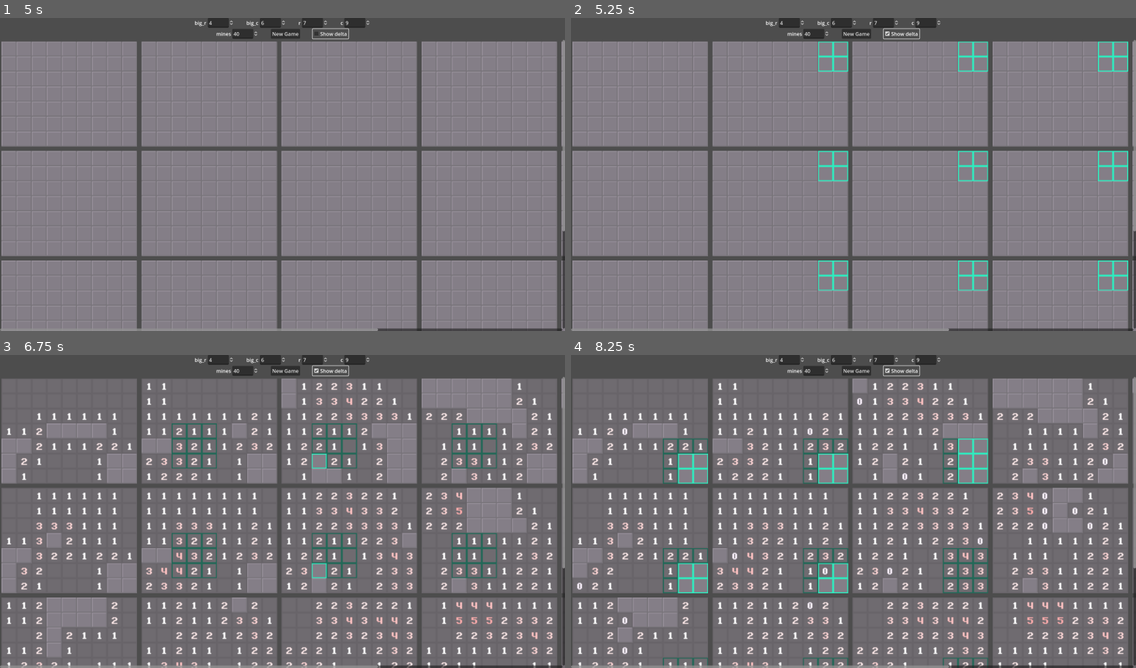
Above: before the commit, frames 1-4 (two rows, left to right).
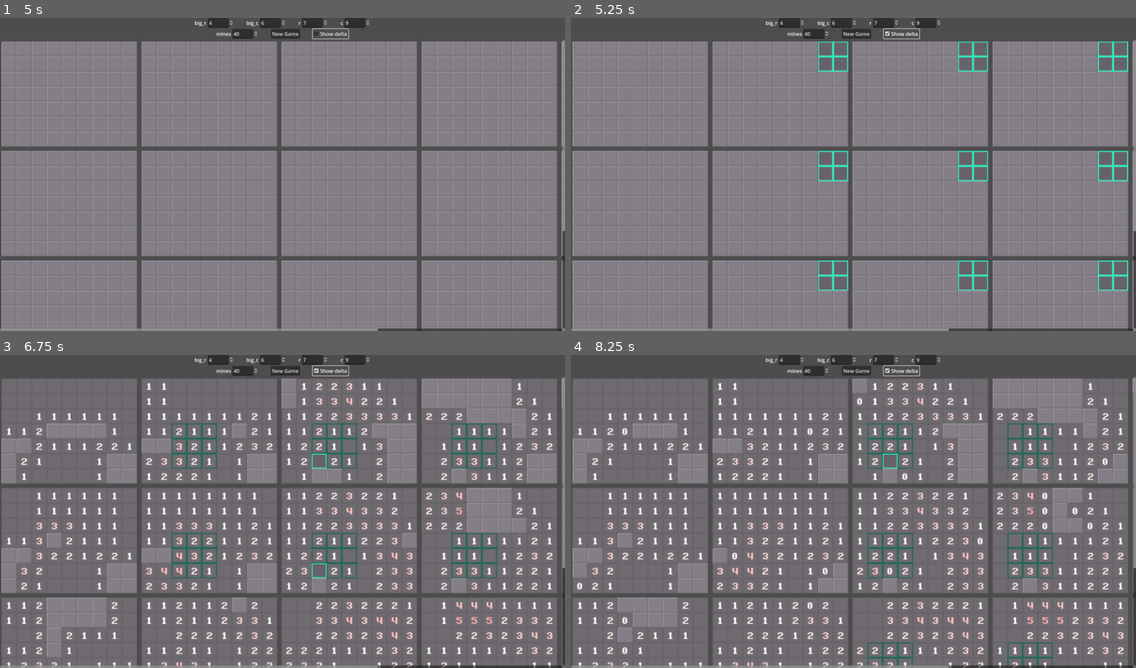
Above: after the commit, the same moments.

Repository: Salanmander/4D-minesweeper
Game: Godot game, scene res://Display/minesweeper.tscn
Two runs of this game, one before a commit and one after it. Both use one fixed random seed, a clock stepped at 60 frames per second and the inputs below.
Inputs (mouse positions are in pixels of both pictures, inside the frame that each line leads up to):
- Up to frame 1 (5 s): click "New Game" at 0.5 s; click "New Game" at 1.25 s; click "Show delta" at 2 s; click "Show delta" at 2.75 s; click "New Game" at 3.5 s; click "Show delta" at 4.25 s
- Up to frame 2 (5.25 s): tap Enter at 5 s; move the mouse to (977, 158) at 5.02 s; hold C (check_adjacent, bound only after the commit) from 5.03 s (still down); click (977, 158) at 5.17 s
- Up to frame 3 (6.75 s): tap Space at 5.75 s; move the mouse to (169, 527) at 5.77 s; release C (check_adjacent, bound only after the commit) at 5.78 s; tap C (check_adjacent, bound only after the commit) at 5.85 s; click (169, 527) at 5.92 s; tap Enter at 6.5 s; move the mouse to (339, 442) at 6.52 s; hold C (check_adjacent, bound only after the commit) from 6.53 s (still down); click (339, 442) at 6.67 s
- Up to frame 4 (8.25 s): tap Space at 7.25 s; move the mouse to (825, 574) at 7.27 s; release C (check_adjacent, bound only after the commit) at 7.28 s; tap C (check_adjacent, bound only after the commit) at 7.35 s; click (825, 574) at 7.42 s; tap Enter at 8 s; move the mouse to (1023, 558) at 8.02 s; hold C (check_adjacent, bound only after the commit) from 8.03 s (still down); click (1023, 558) at 8.17 s

Frame 1 is identical in both runs. In frame 2, 3.1% of the frame differs, in the area x 44-99%, y 7-87%; in frame 3, 0.2%; in frame 4, 4.1%, in the area x 16-86%, y 21-100%.

Commit message:
Highlighting nearby cells
Tested for holding "c", not yet tested with mouse.

Diff:
--- a/Display/layer_container.gd
+++ b/Display/layer_container.gd
@@ -63,12 +63,19 @@
 # Input order is different because big_r and big_c are passed from a bindv
 func entered(r: int, c: int, big_r: int, big_c: int):
 	$HighlightDisplay.clear_all()
+	$LayerDisplay.adjacent_unindicate_all()
 	if abs(self.big_r - big_r) <= 1 and abs(self.big_c - big_c) <= 1:
 		for ch_r in [r-1, r, r+1]:
 			for ch_c in [c-1, c, c+1]:
 				if $LayerDisplay.in_map_bounds(ch_r, ch_c):
 					var hidden: bool = $LayerDisplay.is_hidden(ch_r, ch_c)
 					$HighlightDisplay.highlight(ch_r, ch_c, hidden)
+
+					# TODO: test mouse modifications
+					var left_held: bool = Input.is_mouse_button_pressed(MOUSE_BUTTON_LEFT)
+					var right_held: bool = Input.is_mouse_button_pressed(MOUSE_BUTTON_RIGHT)
+					if Input.is_action_pressed("check_adjacent") or (left_held and right_held):
+						$LayerDisplay.adjacent_indicate(ch_r, ch_c)
 		#$HighlightDisplay.entered_nearby_layer(r, c)
 
 
--- a/Display/layer_display.gd
+++ b/Display/layer_display.gd
@@ -16,6 +16,7 @@
 
 var BLANK: Vector2i = Vector2i(4, EXTRAS_ROW)
 var HIDDEN: Vector2i = Vector2i(5, EXTRAS_ROW)
+var ADJACENT: Vector2i = Vector2i(6, EXTRAS_ROW)
 var FLAGGED: Vector2i = Vector2i(0, EXTRAS_ROW)
 var QUESTIONED: Vector2i = Vector2i(1, EXTRAS_ROW)
 var MINE_TILE: Vector2i = Vector2i(3, EXTRAS_ROW)
@@ -65,12 +66,35 @@
 func blank_revealed(r: int, c: int):
 	set_cell(Vector2i(c, r), ATLAS_ID, BLANK)
 
+func adjacent_unindicate_all():
+	for r in range(rows):
+		for c in range(cols):
+
+			# Retrieved in order x, y
+			var atlas_coords = get_cell_atlas_coords(Vector2i(c, r))
+			if atlas_coords == ADJACENT:
+				set_cell(Vector2i(c, r), 0, HIDDEN)
+
+func adjacent_indicate(r: int, c: int):
+		var atlas_coords = get_cell_atlas_coords(Vector2i(c, r))
+		if atlas_coords == HIDDEN:
+			set_cell(Vector2i(c, r), 0, ADJACENT)
+
+
+
 
 
 
 
 
 func _input(event: InputEvent):
+
+	if event is InputEventKey:
+		var mouse_pos: Vector2 = get_local_mouse_position()
+		if(in_local_bounds(mouse_pos)):
+			update_mouse_position(mouse_pos)
+
+		return
 
 
 	if not (event is InputEventMouseButton or event is InputEventMouseMotion):
@@ -85,15 +109,15 @@
 		return
 
 	if event is InputEventMouseMotion:
-		mouse_move(event)
+		update_mouse_position(event.position)
 	elif event.button_index == MOUSE_BUTTON_RIGHT:
 		right_button_click(event)
 	elif event.button_index == MOUSE_BUTTON_LEFT:
 		left_button_click(event)
 
 
-func mouse_move(event):
-	var map_loc: Vector2i = local_to_map(event.position)
+func update_mouse_position(position: Vector2):
+	var map_loc: Vector2i = local_to_map(position)
 	# Emit in form r, c
 	square_entered.emit(map_loc.y, map_loc.x)
 
@@ -101,55 +125,33 @@
 
 func left_button_click(event: InputEvent):
 	if event.pressed:
-		left_held = true
-		if(right_held):
-			start_double_hold()
+		return
 
-	else:
+	var map_loc: Vector2i = local_to_map(event.position)
 
-		left_held = false
-		if(right_held):
-			end_double_hold()
-
-		var map_loc: Vector2i = local_to_map(event.position)
-
-		# Emit in form r, c
-		clicked.emit(map_loc.y, map_loc.x)
+	# Emit in form r, c
+	clicked.emit(map_loc.y, map_loc.x)
 
 
 func right_button_click(event:InputEvent):
 	# Only responding to mouse-release events
 	if event.pressed:
-		right_held = true
-		if(left_held):
-			start_double_hold()
-	else:
-		right_held = false
-		if(left_held):
-			end_double_hold()
+		return
 
-		var map_loc: Vector2i = local_to_map(event.position)
+	var map_loc: Vector2i = local_to_map(event.position)
 
-		var atlas_coords: Vector2i = get_cell_atlas_coords(map_loc)
+	var atlas_coords: Vector2i = get_cell_atlas_coords(map_loc)
 
-		if atlas_coords == FLAGGED:
-			set_cell(map_loc, ATLAS_ID, QUESTIONED)
-			flag_changed.emit(map_loc.y, map_loc.x, Consts.QUESTIONED_STATE)
-		elif atlas_coords == QUESTIONED:
-			set_cell(map_loc, ATLAS_ID, HIDDEN)
-			flag_changed.emit(map_loc.y, map_loc.x, Consts.NO_FLAG_STATE)
-		elif atlas_coords == HIDDEN:
-			set_cell(map_loc, ATLAS_ID, FLAGGED)
-			flag_changed.emit(map_loc.y, map_loc.x, Consts.FLAG_STATE)
+	if atlas_coords == FLAGGED:
+		set_cell(map_loc, ATLAS_ID, QUESTIONED)
+		flag_changed.emit(map_loc.y, map_loc.x, Consts.QUESTIONED_STATE)
+	elif atlas_coords == QUESTIONED:
+		set_cell(map_loc, ATLAS_ID, HIDDEN)
+		flag_changed.emit(map_loc.y, map_loc.x, Consts.NO_FLAG_STATE)
+	elif atlas_coords == HIDDEN:
+		set_cell(map_loc, ATLAS_ID, FLAGGED)
+		flag_changed.emit(map_loc.y, map_loc.x, Consts.FLAG_STATE)
 
-	pass
-
-func start_double_hold():
-	print("Start")
-	pass
-
-func end_double_hold():
-	print("end")
 	pass
 
 func is_hidden(r: int, c: int) -> bool:
--- a/Display/layer_display.tscn
+++ b/Display/layer_display.tscn
@@ -44,6 +44,7 @@
 8:2/0 = 0
 9:2/0 = 0
 5:3/0 = 0
+6:3/0 = 0
 
 [sub_resource type="TileSet" id="TileSet_dlnit"]
 sources/0 = SubResource("TileSetAtlasSource_x5dou")
--- a/Display/minesweeper.gd
+++ b/Display/minesweeper.gd
@@ -5,12 +5,14 @@
 var rows: int
 var cols: int
 
+var display_diff: bool
+
 var packed_layer_display: PackedScene = load("res://Display/layer_display.tscn")
 var mine_board: Mine4D
 
 # Called when the node enters the scene tree for the first time.
 func _ready() -> void:
-
+	display_diff = true
 	start_new_game(4, 6, 7, 9, 40)
 
 func start_new_game(big_rows: int, big_cols: int, rows: int, cols: int, mines: int):
@@ -23,6 +25,7 @@
 	setup_grid_display()
 	mine_board.add_mines(mines)
 	mine_board.calc_all_adjacent()
+	mine_board.display_diff_changed(display_diff)
 
 	get_node("VBox/Options").set_values(big_rows, big_cols, rows, cols, mines)
 	pass # Replace with function body.
@@ -62,15 +65,34 @@
 	pass
 
 
-# Called every frame. 'delta' is the elapsed time since the previous frame.
-func _process(delta: float) -> void:
-	pass
+func _input(event: InputEvent):
+
+	if event is InputEventMouseButton:
+
+		if event.button_index == MOUSE_BUTTON_RIGHT:
+			if event.pressed:
+				ButtonStates.right_button_down(event)
+			else:
+				ButtonStates.right_button_up(event)
+
+		elif event.button_index == MOUSE_BUTTON_LEFT:
+			if event.pressed:
+				ButtonStates.left_button_down(event)
+			else:
+				ButtonStates.left_button_up(event)
+
+	elif event is InputEventKey:
+		if event.keycode == KEY_C:
+			if event.pressed:
+				ButtonStates.c_down(event)
+			else:
+				ButtonStates.c_up(event)
 
 
 func _on_options_difference_toggled(display_diff: bool) -> void:
+	self.display_diff = display_diff
 	mine_board.display_diff_changed(display_diff)
 
 
 func _on_options_new_game_requested(big_rows: int, big_cols: int, rows: int, cols: int, mines: int) -> void:
 	start_new_game(big_rows, big_cols, rows, cols, mines)
-	pass # Replace with function body.
--- /dev/null
+++ b/State/button_states.gd
@@ -0,0 +1,59 @@
+extends Node
+
+var left_held: bool = false
+var right_held: bool = false
+var c_held: bool = false
+
+var two_release_start_time: int = 0
+
+# number of milliseconds between button releases that makes it qualify as a
+# two-button-click
+const two_button_click_time: int = 100
+
+#signal two_button_press_started(event: InputEventMouseButton)
+#signal two_button_press_ended(event: InputEventMouseButton)
+signal two_button_click(event: InputEventMouseButton)
+
+# Called when the node enters the scene tree for the first time.
+func _ready() -> void:
+	pass # Replace with function body.
+
+
+func c_down(event: InputEventKey):
+	c_held = true
+
+func c_up(event: InputEventKey):
+	c_held = false
+
+func left_button_down(event: InputEventMouseButton):
+	left_held = true
+	if(right_held):
+		#two_button_press_started.emit(event)
+		pass
+
+
+func left_button_up(event: InputEventMouseButton):
+	left_held = false
+	if(right_held):
+		two_release_start_time = Time.get_ticks_msec()
+	else:
+		var two_release_end_time = Time.get_ticks_msec()
+		if two_release_end_time - two_release_start_time < two_button_click_time:
+			print("Two button click")
+
+
+func right_button_down(event: InputEventMouseButton):
+	right_held = true
+	if(left_held):
+		#two_button_press_started.emit(event)
+		pass
+
+
+func right_button_up(event: InputEventMouseButton):
+	right_held = false
+	if(left_held):
+		two_release_start_time = Time.get_ticks_msec()
+	else:
+		var two_release_end_time = Time.get_ticks_msec()
+		if two_release_end_time - two_release_start_time < two_button_click_time:
+			print("Two button click")
--- a/project.godot
+++ b/project.godot
@@ -19,12 +19,21 @@
 
 Tester="*res://State/tester.gd"
 Consts="*res://State/consts.gd"
+ButtonStates="*res://State/button_states.gd"
 
 [display]
 
 window/size/viewport_width=1800
 window/size/viewport_height=1000
 
+[input]
+
+check_adjacent={
+"deadzone": 0.5,
+"events": [Object(InputEventKey,"resource_local_to_scene":false,"resource_name":"","device":0,"window_id":0,"alt_pressed":false,"shift_pressed":false,"ctrl_pressed":false,"meta_pressed":false,"pressed":false,"keycode":0,"physical_keycode":67,"key_label":0,"unicode":0,"location":0,"echo":false,"script":null)
+]
+}
+
 [rendering]
 
 renderer/rendering_method="gl_compatibility"
Binary file changed: Display/tileset.png
Not shown, changed: Display/tileset.xcf
